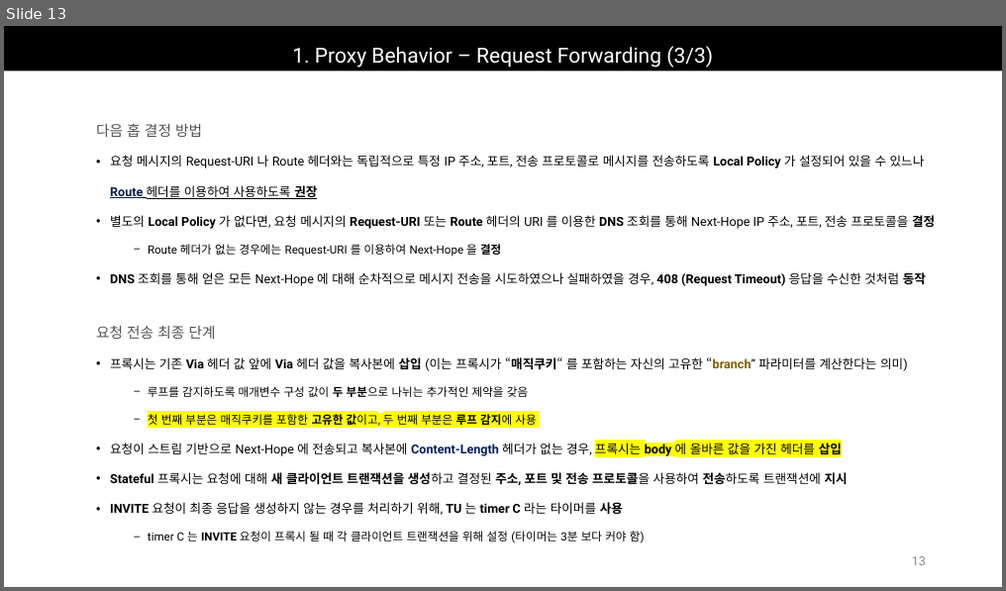
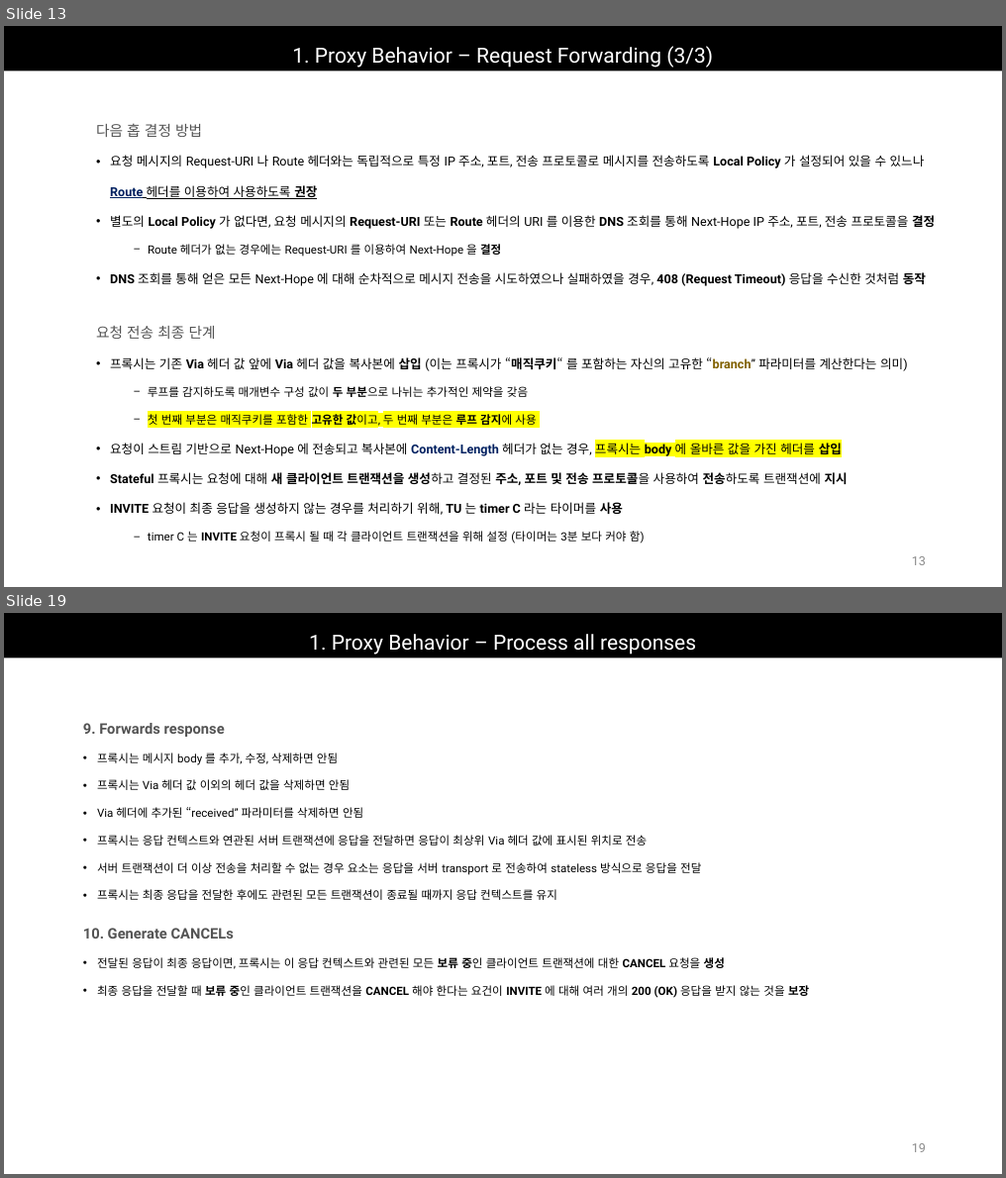
Before and after one commit to Epsilonely/SIP-Survey, a slide deck: 세미나 3차.pptx. Shown one above the other, each under a label of ours: slide 13 before the commit, slides 13 and 19 after it; the slides between them are not shown. The pictures are 1006x591 and 1006x1178 pixels, drawn with LibreOffice and Linux fonts; fonts in the diff are those of the drawing. Boxes give left, top, right and bottom in pixels: in the first picture for what was removed or moved away, otherwise in the second. Text is boxed around its words. In the diff, an @@ line names an element or a change of style, - is before the commit and + after.

```diff
--- a/세미나 3차.pptx
+++ b/세미나 3차.pptx
@@ slide 19 added at [4, 613, 1002, 1174], background #FFFFFF @@
@@ title added at [4, 613, 1002, 658], fill #000000, 20 pt, text #FFFFFF @@
+1. Proxy Behavior – Process all responses
@@ text added at [83, 723, 701, 900], 11 pt, text #000000 @@
+9. Forwards response
+• 프록시는 메시지 body 를 추가, 수정, 삭제하면 안됨
+• 프록시는 Via 헤더 값 이외의 헤더 값을 삭제하면 안됨
+• Via 헤더에 추가된 “received” 파라미터를 삭제하면 안됨
+• 프록시는 응답 컨텍스트와 연관된 서버 트랜잭션에 응답을 전달하면 응답이 최상위 Via 헤더 값에 표시된 위치로 전송
+• 서버 트랜잭션이 더 이상 전송을 처리할 수 없는 경우 요소는 응답을 서버 transport 로 전송하여 stateless 방식으로 응답을 전달
+• 프록시는 최종 응답을 전달한 후에도 관련된 모든 트랜잭션이 종료될 때까지 응답 컨텍스트를 유지
@@ text added at [83, 928, 809, 998], 11 pt, text #000000 @@
+10. Generate CANCELs
+• 전달된 응답이 최종 응답이면, 프록시는 이 응답 컨텍스트와 관련된 모든 보류 중인 클라이언트 트랜잭션에 대한 CANCEL 요청을 생성
+• 최종 응답을 전달할 때 보류 중인 클라이언트 트랜잭션을 CANCEL 해야 한다는 요건이 INVITE 에 대해 여러 개의 200 (OK) 응답을 받지 않는 것을 보장
@@ page number added at [912, 1144, 926, 1153], 12 pt, text #8C8C8C @@
+19
```
Also in this commit, not shown: 2 slides changed, 16 other slides added, 3 other files.
